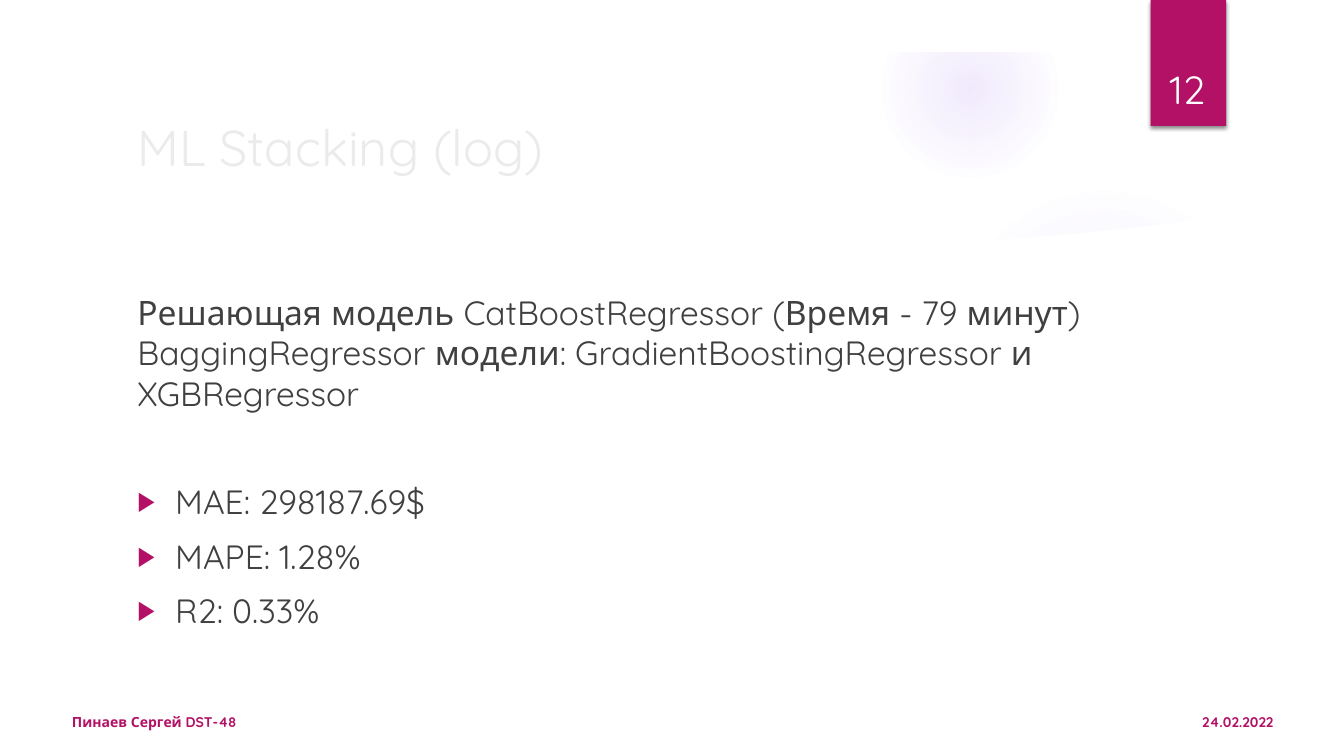
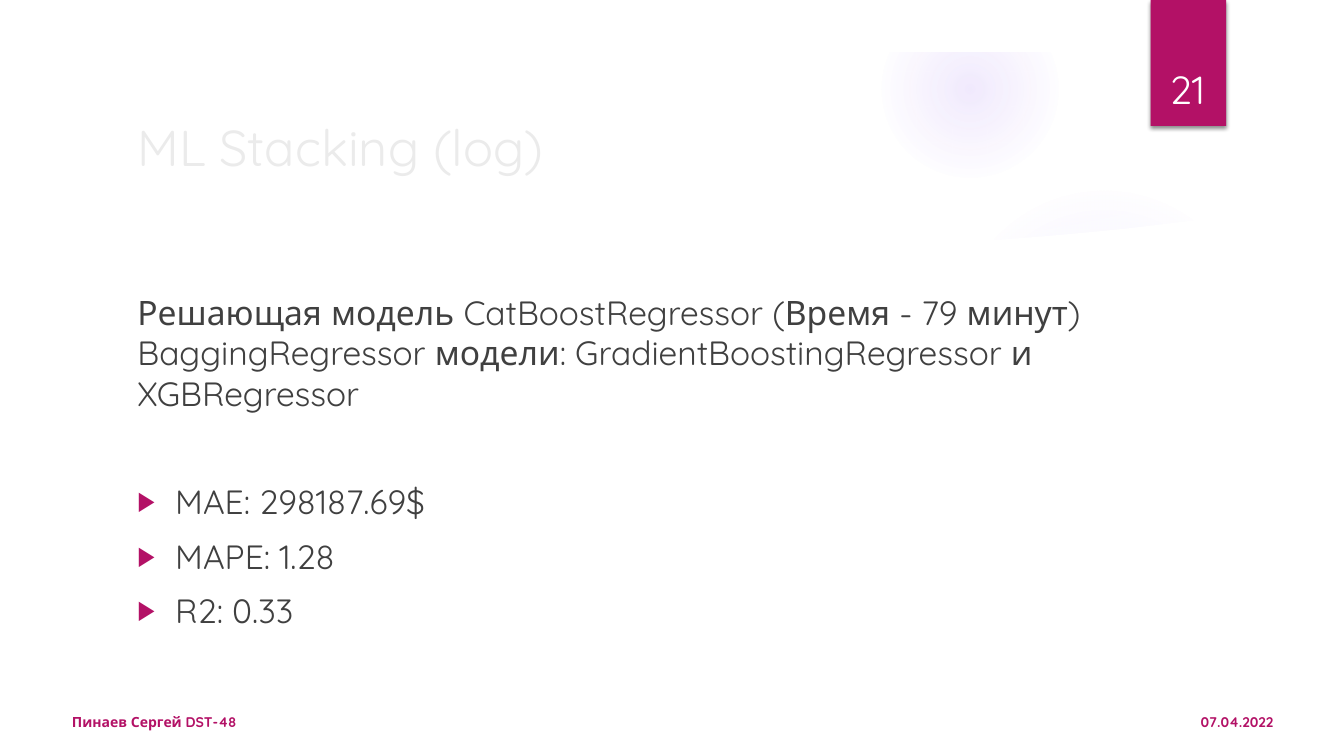
Before and after one commit to binom1982/skillfactory, a slide deck: slide 21 of finale_project/presentation.pptx (slide 12 before the commit). Drawn at 1344x756 pixels with LibreOffice and Linux fonts; fonts in the diff are those of the drawing; background and template pictures are left out. Boxes give left, top, right and bottom in pixels: in the first picture for what was removed or moved away, otherwise in the second. Text is boxed around its words. In the diff, an @@ line names an element or a change of style, - is before the commit and + after.

```diff
--- a/finale_project/presentation.pptx
+++ b/finale_project/presentation.pptx
@@ page number at bbox=[1170, 76, 1205, 104]: text changed @@
-12
+21
@@ text at bbox=[175, 545, 334, 624]: text changed @@
-▶ MAPE: 1.28%
-▶ R2: 0.33%
+▶ MAPE: 1.28
+▶ R2: 0.33
@@ text at bbox=[1201, 717, 1274, 727]: text changed @@
-24.02.2022
+07.04.2022
```
Also in this commit, not shown: 13 other slides changed, 10 slides added, 1 slide removed, 2 other files.
